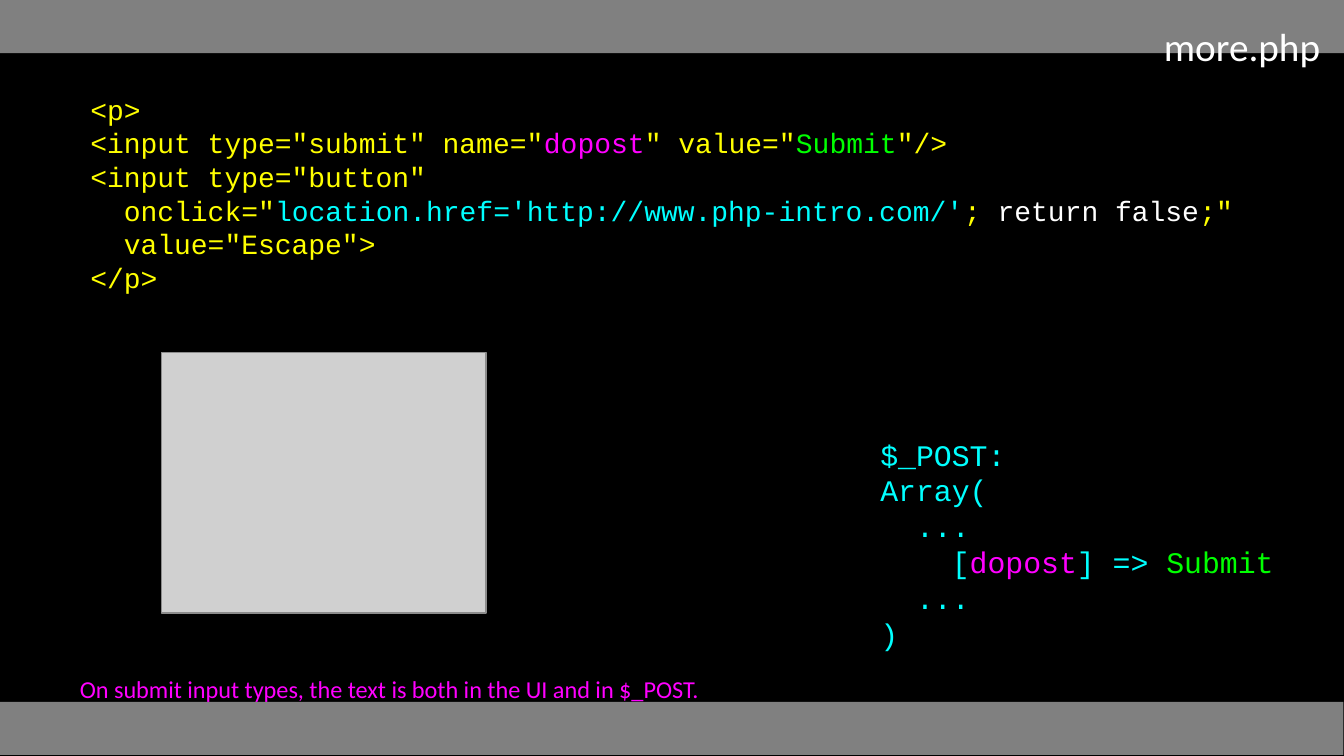
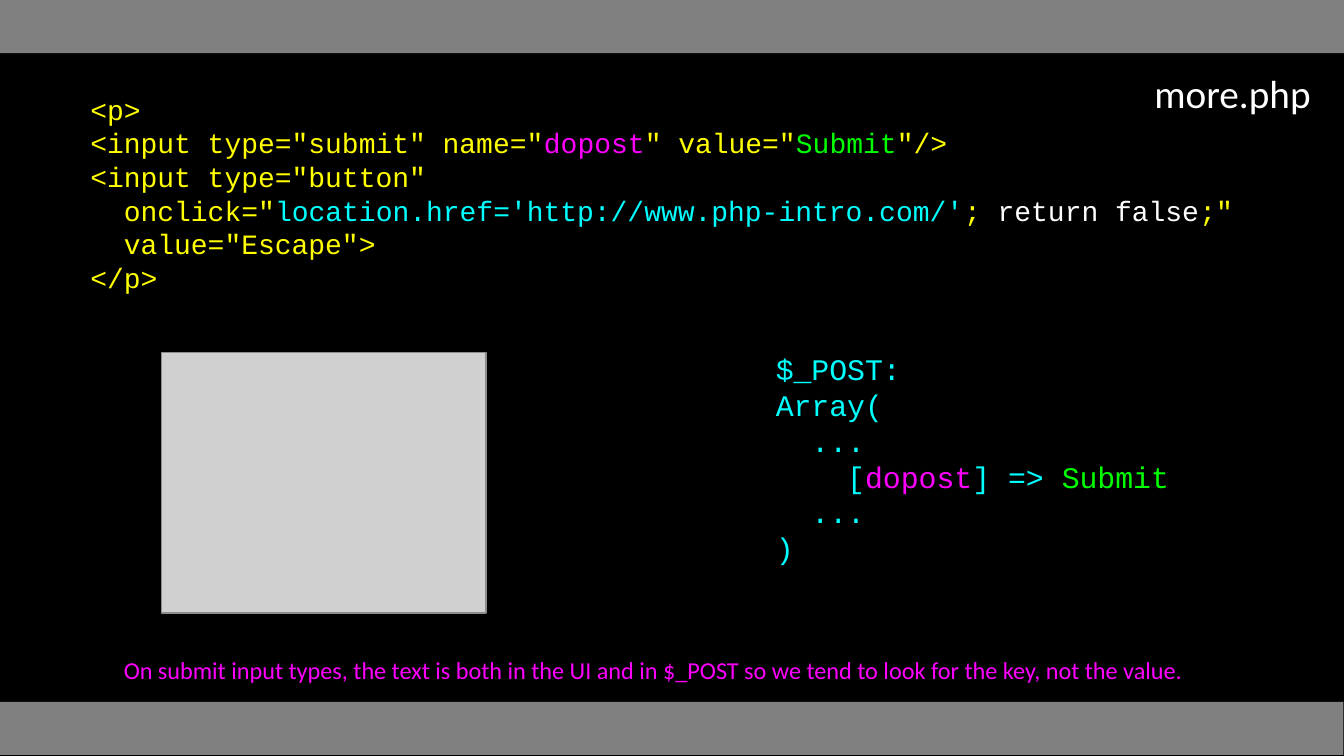
Before and after one commit to csev/wa4e, a slide deck: slide 32 of lectures/PHP-06-Forms.ppt. Drawn at 1344x756 pixels with LibreOffice and Linux fonts; fonts in the diff are those of the drawing; grey boxes stand for pictures. Boxes give left, top, right and bottom in pixels: in the first picture for what was removed or moved away, otherwise in the second. Text is boxed around its words. In the diff, an @@ line names an element or a change of style, - is before the commit and + after.

```diff
--- a/lectures/PHP-06-Forms.ppt
+++ b/lectures/PHP-06-Forms.ppt
@@ text "more.php": place and size @@
-text "more.php" at (1164,34,1320,72)
+text "more.php" at (1154,80,1310,115)
@@ text "$_POST:": place and size @@
-text "$_POST:" at (880,444,1273,580)
+text "$_POST:" at (776,359,1169,495)
@@ text at (124,662,1182,683): text changed @@
-On submit input types, the text is both in the UI and in $_POST.
+On submit input types, the text is both in the UI and in $_POST so we tend to look for the key, not the value.
```
Also in this commit, not shown: 33 other slides changed, 1 slide removed, 3 other files.
